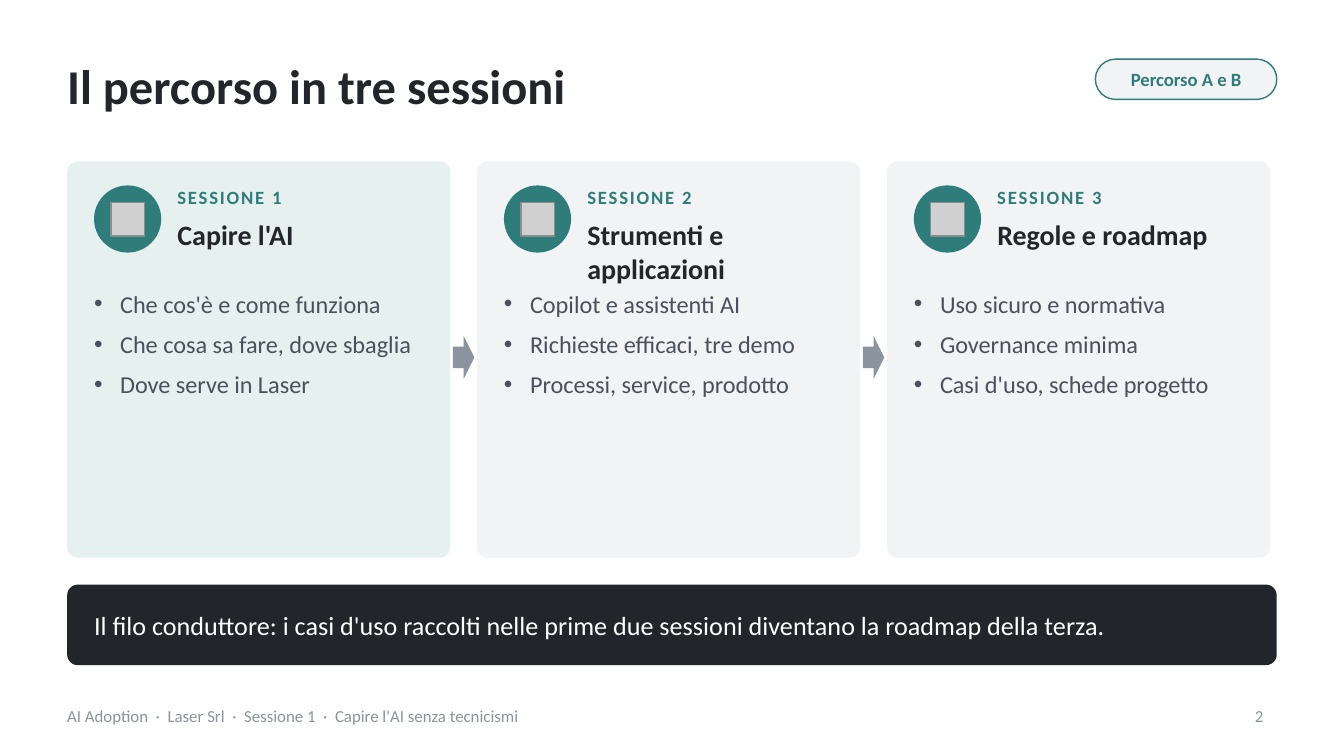
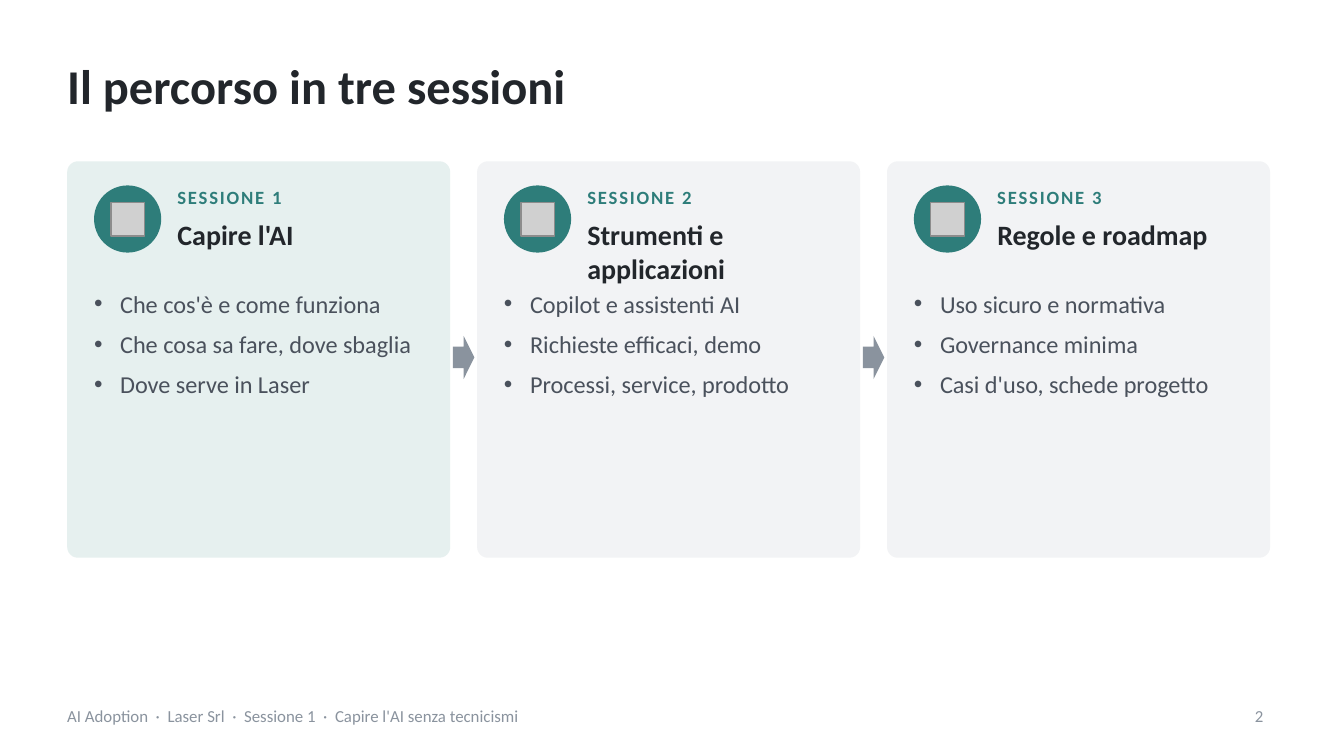
Before and after one commit to NetAi-IT/Formazione-AI-Literacy-Official, a slide deck: slide 2 of Formazioni/2026-10_LaserSrl_AI_Adoption/slide/Sessione1_slide_nuove_Laser.pptx. Drawn at 1344x756 pixels with LibreOffice and Linux fonts; fonts in the diff are those of the drawing; grey boxes stand for pictures. Boxes give left, top, right and bottom in pixels: in the first picture for what was removed or moved away, otherwise in the second. Text is boxed around its words. In the diff, an @@ line names an element or a change of style, - is before the commit and + after.

```diff
--- a/Formazioni/2026-10_LaserSrl_AI_Adoption/slide/Sessione1_slide_nuove_Laser.pptx
+++ b/Formazioni/2026-10_LaserSrl_AI_Adoption/slide/Sessione1_slide_nuove_Laser.pptx
@@ rounded rectangle removed at <box>1095,59,1277,99</box> @@
@@ text removed at <box>1131,74,1241,86</box> @@
-Percorso A e B
@@ text at <box>530,336,761,356</box>: text changed @@
-• Richieste efficaci, tre demo
+• Richieste efficaci, demo
@@ rounded rectangle removed at <box>67,585,1277,665</box> @@
@@ text removed at <box>94,617,1104,640</box> @@
-Il filo conduttore: i casi d'uso raccolti nelle prime due sessioni diventano la roadmap della terza.
```
Also in this commit, not shown: 13 other slides changed, 4 slides added, 1 slide removed, 6 other files.
